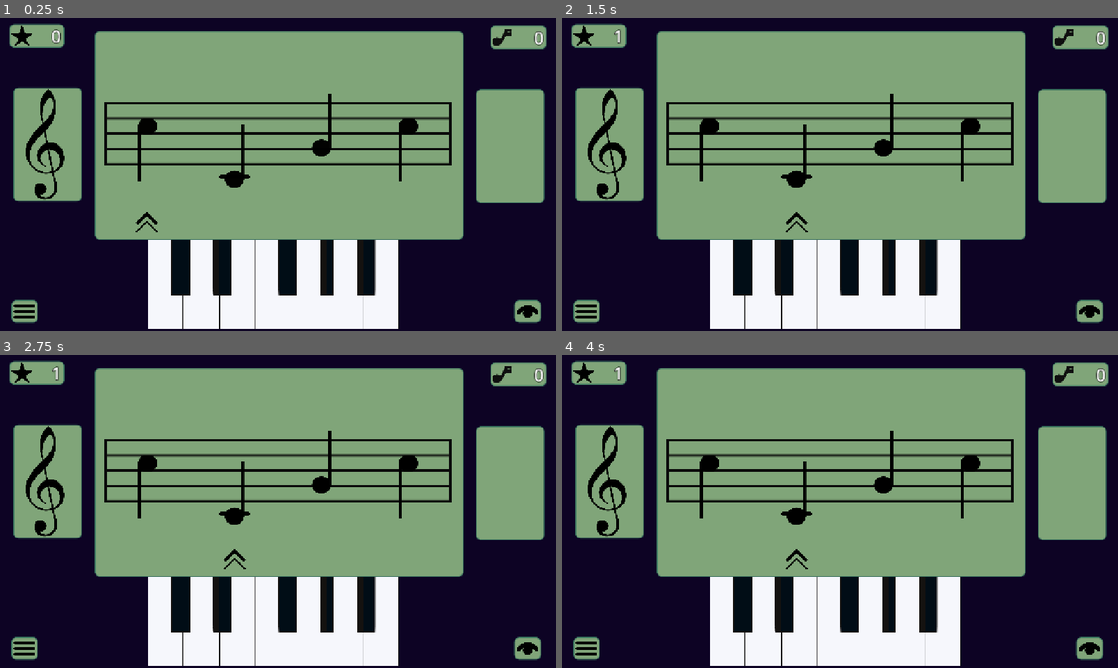
Above: before the commit, frames 1-4 (two rows, left to right).
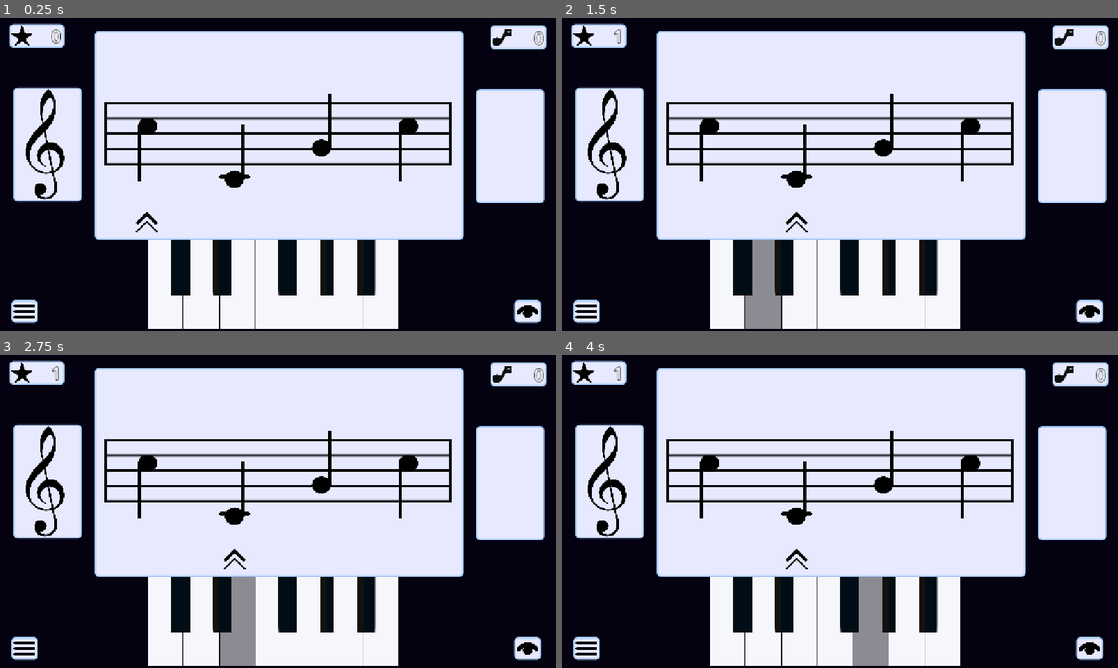
Above: after the commit, the same moments.

Repository: Mmk-Naomi/LANDMARK-Sheet-Music-Trainer
Game: Godot game, scene res://Scenes/Game.tscn
The game is run twice, just before and just after one commit, with the same random seed, the same clock (stepped at 60 frames per second) and the same inputs.
Inputs (mouse positions are in pixels of both pictures, inside the frame that each line leads up to):
- Up to frame 1 (0.25 s): no input
- Up to frame 2 (1.5 s): click (728, 284) at 0.5 s; click (762, 284) at 1.25 s
- Up to frame 3 (2.75 s): click (239, 621) at 2 s
- Up to frame 4 (4 s): click (834, 621) at 2.75 s; click (873, 621) at 3.5 s

The runs differ from the first frame. In frame 1, 51% of the frame differs, in the area x 1-99%, y 1-98%; in frame 2, 53%; in frame 3, 53%; in frame 4, 53%, in the area x 1-99%, y 1-100%.

Commit message:
Added some animations
Animations, tweens added for scoring

Diff:
--- a/Scenes/Game.tscn
+++ b/Scenes/Game.tscn
@@ -3,6 +3,7 @@
 [ext_resource type="PackedScene" uid="uid://caqth5w2d3sfl" path="res://Scenes/music_scene.tscn" id="1_gl6un"]
 [ext_resource type="Script" uid="uid://b23o56ykf85" path="res://Scenes/game.gd" id="1_kldst"]
 [ext_resource type="Theme" uid="uid://dk1iwtbhwnpg4" path="res://Themes/chocoloate_mint_theme.tres" id="2_bf53h"]
+[ext_resource type="Shader" uid="uid://bv4slvkkbsefe" path="res://Shaders/number_increase.gdshader" id="4_71axn"]
 [ext_resource type="Texture2D" uid="uid://dnqebvcof0s21" path="res://Assets/score-symbol.png" id="4_b2bpf"]
 [ext_resource type="Texture2D" uid="uid://d3314n11tro3m" path="res://Assets/star.png" id="5_bf53h"]
 [ext_resource type="Texture2D" uid="uid://cu37rp25a1ps3" path="res://Assets/eye.png" id="7_71axn"]
@@ -10,6 +11,12 @@
 [ext_resource type="Texture2D" uid="uid://dmyq8gk1wwmtd" path="res://Assets/cursor.png" id="7_fgofq"]
 [ext_resource type="Texture2D" uid="uid://tkykyvhbi84u" path="res://Assets/bass-clef.png" id="9_71axn"]
 
+[sub_resource type="ShaderMaterial" id="ShaderMaterial_71axn"]
+shader = ExtResource("4_71axn")
+shader_parameter/size = 1.0
+shader_parameter/center = Vector2(0.5, 0.5)
+shader_parameter/color = Color(0, 0, 0, 1)
+
 [sub_resource type="Theme" id="Theme_2irst"]
 
 [node name="Game" type="Node" unique_id=761483976]
@@ -58,11 +65,13 @@
 
 [node name="ScoreLabel" type="Label" parent="Control/ScoreLabelPanel" unique_id=1588708049]
 unique_name_in_owner = true
+material = SubResource("ShaderMaterial_71axn")
 layout_mode = 0
 offset_left = 55.0
 offset_top = 1.0
 offset_right = 123.0
 offset_bottom = 56.0
+pivot_offset = Vector2(50, 25)
 theme_override_font_sizes/font_size = 40
 text = "0"
 horizontal_alignment = 2
@@ -85,6 +94,7 @@
 layout_mode = 0
 offset_right = 119.0
 offset_bottom = 55.0
+pivot_offset = Vector2(50, 25)
 theme_override_font_sizes/font_size = 40
 text = "0"
 horizontal_alignment = 2
--- a/Scenes/game.gd
+++ b/Scenes/game.gd
@@ -117,6 +117,13 @@
 		tween.set_ease(Tween.EASE_IN_OUT)
 		tween.tween_property(%Cursor, "position:x", %Cursor.position.x + 200, 0.2)
 		#%Cursor.position.x += 200
+		var score_tween: Tween
+		if score_tween: score_tween.kill()
+		score_tween = create_tween()
+		score_tween.set_trans(Tween.TRANS_BACK)
+		score_tween.set_ease(Tween.EASE_IN)
+		score_tween.tween_property(%ScoreLabel, "scale", Vector2(1.2, 1.2), 0.2)
+		score_tween.tween_property(%ScoreLabel, "scale", Vector2(1.0, 1.0), 0.2)
 
 		#Save the current score if it is higher than existing score, but do not update screen until player gets one wrong
 		update_high_score()
@@ -132,7 +139,17 @@
 		active_panel_label.hide()
 	else:
 		GlobalVariables.new_note = false
-		%HiScoreLabel.text = str(high_score)
+
+
+		#TODO: Set a tween or shader that will make the score flash red when a note is pressed incorrectly
+		var minus_tween: Tween
+		if minus_tween: minus_tween.kill()
+		#minus_tween = create_tween()
+		#minus_tween.set_trans(Tween.TRANS_BACK)
+		#minus_tween.set_ease(Tween.EASE_IN)
+		#minus_tween.tween_property(%ScoreLabel, "modulate", Vector2(1.2, 1.2), 0.2)
+		#minus_tween.tween_property(%ScoreLabel, "scale", Vector2(1.0, 1.0), 0.2)
+
 		current_score = 0
 		print("Incorrect" + str(current_score))
 		%ScoreLabel.text = str(current_score)
@@ -186,6 +203,17 @@
 func update_high_score() -> void:
 	if current_score > high_score:
 		high_score = current_score
+
+		# Play an animation so that the player sees they have hit a new high score
+		%HiScoreLabel.text = str(high_score)
+		var score_tween: Tween
+		if score_tween: score_tween.kill()
+		score_tween = create_tween()
+		score_tween.set_trans(Tween.TRANS_BACK)
+		score_tween.set_ease(Tween.EASE_IN)
+		score_tween.tween_property(%HiScoreLabel, "scale", Vector2(1.2, 1.2), 0.2)
+		score_tween.tween_property(%HiScoreLabel, "scale", Vector2(1.0, 1.0), 0.2)
+
 		match GlobalVariables.current_difficulty:
 			GlobalVariables.Difficulty.VERY_EASY:
 				very_easy_high_score = high_score
@@ -197,6 +225,7 @@
 				landmark_high_score = high_score
 		save_score()
 
+
 func _on_menu_button_pressed() -> void:
 	settings_instance.visible = true
 
--- /dev/null
+++ b/Scenes/key_outline.gdshader
@@ -0,0 +1,62 @@
+shader_type canvas_item;
+
+uniform vec4 color : source_color = vec4(1.0);
+uniform float width : hint_range(0, 10) = 1.0;
+uniform int pattern : hint_range(0, 2) = 0; // diamond, circle, square
+uniform bool inside = false;
+uniform bool add_margins = true; // only useful when inside is false
+
+void vertex() {
+	if (add_margins) {
+		VERTEX += (UV * 2.0 - 1.0) * width;
+	}
+}
+
+bool hasContraryNeighbour(vec2 uv, vec2 texture_pixel_size, sampler2D texture) {
+	for (float i = -ceil(width); i <= ceil(width); i++) {
+		float x = abs(i) > width ? width * sign(i) : i;
+		float offset;
+
+		if (pattern == 0) {
+			offset = width - abs(x);
+		} else if (pattern == 1) {
+			offset = floor(sqrt(pow(width + 0.5, 2) - x * x));
+		} else if (pattern == 2) {
+			offset = width;
+		}
+
+		for (float j = -ceil(offset); j <= ceil(offset); j++) {
+			float y = abs(j) > offset ? offset * sign(j) : j;
+			vec2 xy = uv + texture_pixel_size * vec2(x, y);
+
+			if ((xy != clamp(xy, vec2(0.0), vec2(1.0)) || texture(texture, xy).a <= 0.0) == inside) {
+				return true;
+			}
+		}
+	}
+
+	return false;
+}
+
+void fragment() {
+	vec2 uv = UV;
+
+	if (add_margins) {
+		vec2 texture_pixel_size = vec2(1.0) / (vec2(1.0) / TEXTURE_PIXEL_SIZE + vec2(width * 2.0));
+
+		uv = (uv - texture_pixel_size * width) * TEXTURE_PIXEL_SIZE / texture_pixel_size;
+
+		if (uv != clamp(uv, vec2(0.0), vec2(1.0))) {
+			COLOR.a = 0.0;
+		} else {
+			COLOR = texture(TEXTURE, uv);
+		}
+	} else {
+		COLOR = texture(TEXTURE, uv);
+	}
+
+	if ((COLOR.a > 0.0) == inside && hasContraryNeighbour(uv, TEXTURE_PIXEL_SIZE, TEXTURE)) {
+		COLOR.rgb = inside ? mix(COLOR.rgb, color.rgb, color.a) : color.rgb;
+		COLOR.a += (1.0 - COLOR.a) * color.a;
+	}
+}
--- a/Scenes/music_scene.tscn
+++ b/Scenes/music_scene.tscn
@@ -73,40 +73,40 @@
 
 [node name="KeyC" parent="KeyControl/HBoxContainer" unique_id=1886878956 groups=["pianokeys"] instance=ExtResource("3_8311a")]
 layout_mode = 2
-texture_pressed = ExtResource("5_yja1l")
+texture_hover = ExtResource("5_yja1l")
 
 [node name="KeyD" parent="KeyControl/HBoxContainer" unique_id=1872834211 groups=["pianokeys"] instance=ExtResource("3_8311a")]
 layout_mode = 2
 texture_normal = ExtResource("4_3desv")
-texture_pressed = ExtResource("7_13bi0")
+texture_hover = ExtResource("7_13bi0")
 note = "D"
 
 [node name="KeyE" parent="KeyControl/HBoxContainer" unique_id=823741139 groups=["pianokeys"] instance=ExtResource("3_8311a")]
 layout_mode = 2
-texture_pressed = ExtResource("5_yja1l")
+texture_hover = ExtResource("5_yja1l")
 flip_h = true
 note = "E"
 
 [node name="KeyF" parent="KeyControl/HBoxContainer" unique_id=500402197 groups=["pianokeys"] instance=ExtResource("3_8311a")]
 layout_mode = 2
-texture_pressed = ExtResource("5_yja1l")
+texture_hover = ExtResource("5_yja1l")
 note = "F"
 
 [node name="KeyG" parent="KeyControl/HBoxContainer" unique_id=206123556 groups=["pianokeys"] instance=ExtResource("3_8311a")]
 layout_mode = 2
 texture_normal = ExtResource("4_3desv")
-texture_pressed = ExtResource("7_13bi0")
+texture_hover = ExtResource("7_13bi0")
 note = "G"
 
 [node name="KeyA" parent="KeyControl/HBoxContainer" unique_id=1691632255 groups=["pianokeys"] instance=ExtResource("3_8311a")]
 layout_mode = 2
 texture_normal = ExtResource("4_3desv")
-texture_pressed = ExtResource("7_13bi0")
+texture_hover = ExtResource("7_13bi0")
 note = "A"
 
 [node name="KeyB" parent="KeyControl/HBoxContainer" unique_id=321691668 groups=["pianokeys"] instance=ExtResource("3_8311a")]
 layout_mode = 2
-texture_pressed = ExtResource("5_yja1l")
+texture_hover = ExtResource("5_yja1l")
 flip_h = true
 note = "B"
 
--- a/Scenes/piano_key.gd
+++ b/Scenes/piano_key.gd
@@ -3,7 +3,6 @@
 @export var note : String = "C"
 
 @onready var asp = $"../AudioStreamPlayer"
-
 
 func _on_pressed() -> void:
 	GlobalVariables.player_note = note
--- /dev/null
+++ b/Shaders/number_increase.gdshader
@@ -0,0 +1,23 @@
+shader_type canvas_item;
+
+uniform float size: hint_range(1.0, 2.0) = 1.0;
+
+uniform vec2 center = vec2(0.5);
+
+uniform vec3 color: source_color;
+
+void vertex() {
+	//// Called for every vertex the material is visible on.
+	//UV += center;
+	////mat3 scale_matrix = mat3(vec3(scale,0,0), vec3(0,scale,0), vec3(0,0,scale));
+	////vec3 result = scale_matrix * vec3(UV, 1.0);
+	//UV *= scale;
+	//UV -= vec2(0.5);
+	////UV = result.xy;
+	//UV -= center;
+}
+
+//void light() {
+//	// Called for every pixel for every light affecting the CanvasItem.
+//	// Uncomment to replace the default light processing function with this one.
+//}
--- a/Singletons/ConfigFileHandler.gd
+++ b/Singletons/ConfigFileHandler.gd
@@ -16,7 +16,7 @@
 var game_settings := {
 	"show_notes": false,
 	"clef": 0,
-	"theme": 0,
+	"theme": 6,
 	"difficulty": 3,
 }
 
--- a/project.godot
+++ b/project.godot
@@ -14,7 +14,7 @@
 
 [application]
 
-config/name="Piano sight reading trainer"
+config/name="LANDMARK Sheet Music Trainer"
 run/main_scene="uid://bfn5haskljudc"
 config/features=PackedStringArray("4.6", "Forward Plus")
 run/max_fps=300
Not shown, added: Scenes/key_outline.gdshader.uid
Not shown, added: Shaders/number_increase.gdshader.uid
